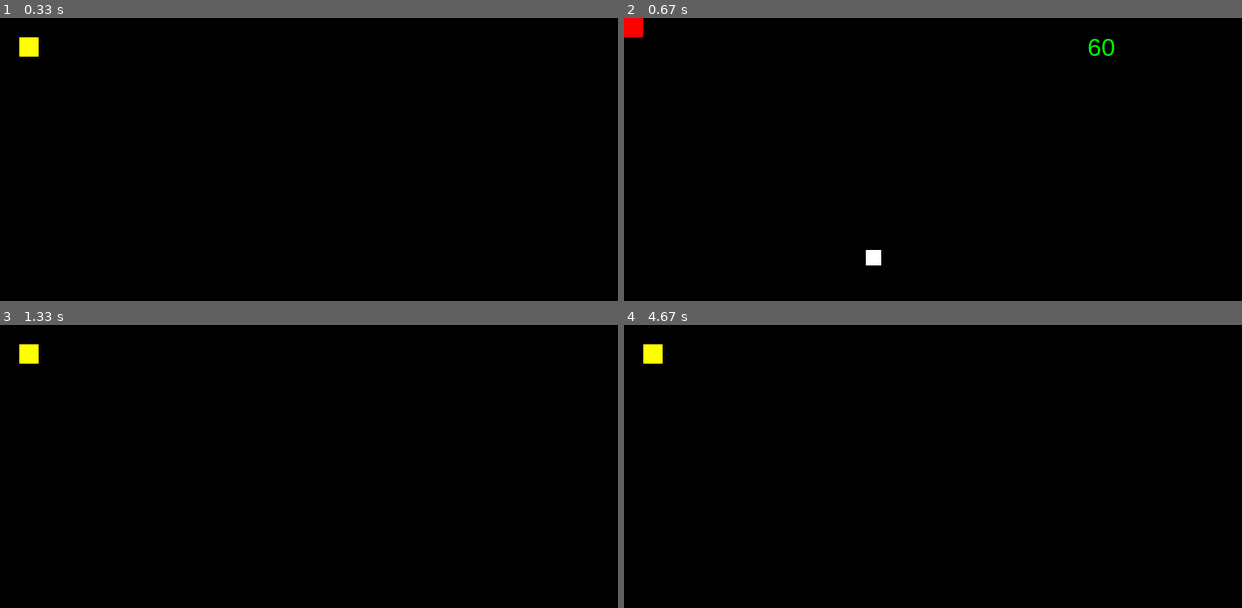
Above: before the commit, frames 1-4 (two rows, left to right).
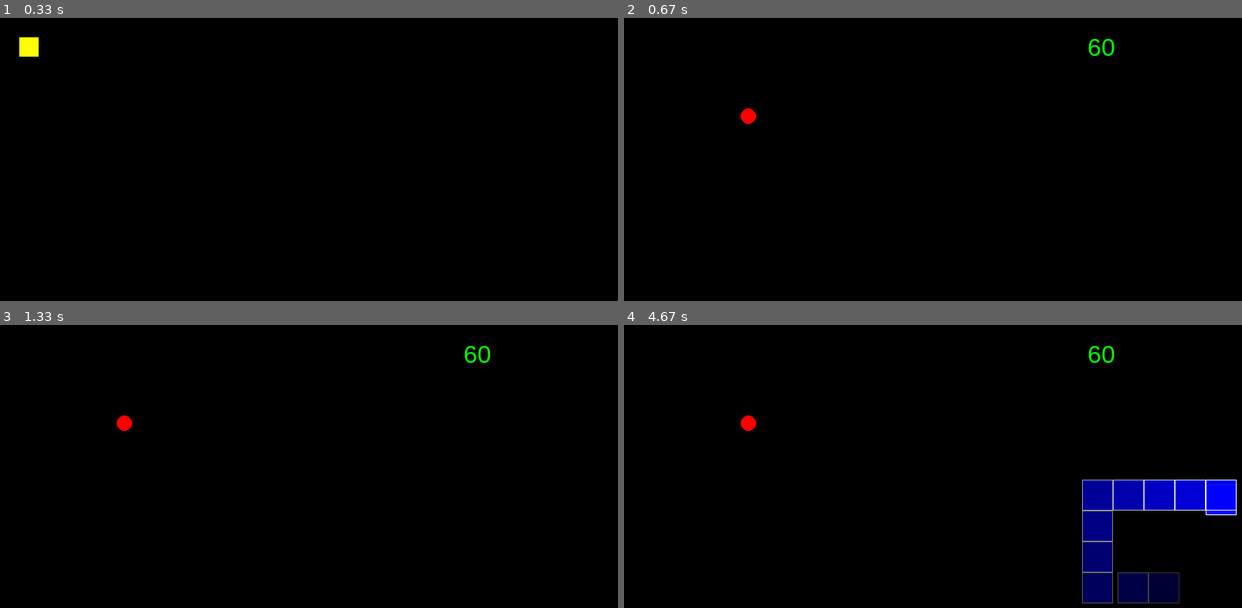
Above: after the commit, the same moments.

Repository: Wiper-GameDev/snake-pygame
Game: pygame game, started from main.py
Same seed, same stepped clock (60 frames per second), same inputs: the game is played once before the commit and once after it.
Inputs:
- Up to frame 1 (0.33 s): no input
- Up to frame 2 (0.67 s): tap Space at 0.33 s
- Up to frame 3 (1.33 s): hold D 0.67-1.13 s; tap Space at 0.73, 1.03, 1.23 s; hold W from 1.17 s (still down)
- Up to frame 4 (4.67 s): tap Space at 1.53, 2.23, 2.53, 2.8, 3.13, 3.43, 3.57, 3.97, 4.27, 4.63 s; release W at 1.63 s; hold A 2.17-2.7 s; hold S 2.73-3.03 s; hold A 3.07-3.47 s; hold W 3.5-3.87 s; hold D 3.9-4.53 s; hold S from 4.57 s (still down)

Frame 1 is identical in both runs. In frame 2, 0.5% of the frame differs, in the area x 0-42%, y 0-88%; in frame 3, 0.4%; in frame 4, 6.0%, in the area x 3-100%, y 6-99%.

Commit message:
chore: update

Diff:
--- a/game.py
+++ b/game.py
@@ -7,7 +7,7 @@
 class Game:
     def __init__(self) -> None:
         pygame.init()
-        self.screen = pygame.display.set_mode((800, 600))
+        self.screen = pygame.display.set_mode((800, 600), pygame.SRCALPHA)
         self.running = True
         self.scenes: List[BaseScene] = [MainMenuScene(self), GameScene(self)]
         self.scene_idx = 0
--- a/objects/base_object.py
+++ b/objects/base_object.py
@@ -1,7 +1,20 @@
+from __future__ import annotations
 from pygame import Surface, Event
+from typing import TYPE_CHECKING
+import uuid
+
+if TYPE_CHECKING:
+    from scenes.base_scene import BaseScene
 
 
 class BaseObject:
+    scene: BaseScene
+    layer = 0
+    __destroyed = False
+
+    def __init__(self) -> None:
+        self.id = uuid.uuid4()
+
     def update(self, delta: float):
         pass
 
@@ -10,3 +23,16 @@
 
     def handle_event(self, event: Event):
         pass
+
+    def __eq__(self, value: object) -> bool:
+        return isinstance(value, BaseObject) and self.id == value.id
+
+    def __hash__(self) -> int:
+        return self.id.int
+
+    def destroy(self):
+        if self.__destroyed:
+            return
+
+        self.scene.remove_object(self)
+        self.__destroyed = True
--- /dev/null
+++ b/objects/food.py
@@ -0,0 +1,20 @@
+import random
+from pygame import Surface
+import pygame
+from objects.base_object import BaseObject
+
+
+class Food(BaseObject):
+    def __init__(self) -> None:
+        super().__init__()
+        self.r = 10
+        self.rect = pygame.Rect(
+            random.randint(0, 800) - self.r, random.randint(0, 600) - self.r, self.r * 2, self.r * 2
+        )
+
+    def update(self, delta: float):
+        return super().update(delta)
+
+    def draw(self, screen: Surface):
+        pygame.draw.circle(screen, (255, 0, 0), (self.rect.x + self.r, self.rect.y + self.r), self.r)
+        return super().draw(screen)
--- a/objects/snake.py
+++ b/objects/snake.py
@@ -1,24 +1,146 @@
+from __future__ import annotations
+from functools import cached_property
+from typing import List, TYPE_CHECKING, Type, override
 from pygame import Surface, Vector2
 import pygame
 from objects.base_object import BaseObject
 
+# from scenes.game_scene import GameScene
+
+if TYPE_CHECKING:
+    from scenes.game_scene import GameScene
+
 
 class Snake(BaseObject):
+    scene: GameScene  # type: ignore
+
     def __init__(self) -> None:
         super().__init__()
-        self.size = 20
-        self.speed = 40
+        self.speed = 10
+        # self.speed = 120
         self.direction = Vector2(1, 0)
-        self.position = Vector2(300, 300)
+        self.upcoming_turn = None
+        self.parts: List[Vector2] = [
+            # Vector2(15, 15),
+            # Vector2(14, 15),
+            # Vector2(13, 15),
+            # Vector2(12, 15),
+        ]
+        self._diff = Vector2()
+        self._extra_head_added = False
+        for i in range(10):
+            self.parts.append(Vector2(15 - i, 15))
 
     def update(self, delta: float):
         super().update(delta)
-        self.position += self.speed * delta * self.direction
+        self.move(delta)
+
+    def move(self, delta: float):
+        self._diff += self.direction * delta * self.speed
 
 
+        if abs(self._diff.x) >= 1 or abs(self._diff.y) >= 1:
+            if self.upcoming_turn:
+                self.direction = self.upcoming_turn
+                self.upcoming_turn = None
+
+            self._dummy_head = None
+            self.parts.insert(0, self.parts[0] + self._diff)
+            self.parts.pop()
+            self._diff = Vector2()
+        else:
+            self._dummy_head = self.parts[0] + self._diff
+
+
+
+
+        # if self._extra_head_added:
+        #     print(self._extra_head_added)
+        #     self.parts[0] += self.direction * delta * 4
+
+        # if max_diff > 1 and self._extra_head_added:
+        #     self.parts.pop()
+        #     self._extra_head_added = False
+
+
+
+    @property
+    def rect(self):
+        rect = self._dummy_head if self._dummy_head else self.parts[0]
+        return pygame.Rect(
+            rect * self.scene.TILE_SIZE,
+            (self.scene.TILE_SIZE, self.scene.TILE_SIZE),
+        )
+
+    def handle_event(self, event: pygame.Event):
+        super().handle_event(event)
+        if event.type == pygame.KEYDOWN:
+            if event.key == pygame.K_d:
+                self.upcoming_turn = Vector2(1, 0)
+            elif event.key == pygame.K_a:
+                self.upcoming_turn = Vector2(-1, 0)
+            elif event.key == pygame.K_s:
+                self.upcoming_turn = Vector2(0, 1)
+            elif event.key == pygame.K_w:
+                self.upcoming_turn = Vector2(0, -1)
+
     def draw(self, screen: Surface):
-        pygame.draw.rect(
-            screen,
-            (255, 255, 255),
-            pygame.Rect(self.position.x, self.position.y, self.size, self.size),
-        )
+        def draw_segment(index: int, part: Vector2):
+            surface = pygame.Surface(
+                (self.scene.TILE_SIZE, self.scene.TILE_SIZE), pygame.SRCALPHA
+            )
+            min_alpha = 50
+            alpha = min(
+                round(
+                    min_alpha
+                    + (255 - min_alpha) * (len(self.parts) - index) / len(self.parts)
+                ),
+                255,
+            )
+            border_size = 1
+            pygame.draw.rect(
+                surface,
+                (
+                    255,
+                    255,
+                    255,
+                    alpha,
+                ),
+                pygame.Rect(
+                    0,
+                    0,
+                    self.scene.TILE_SIZE,
+                    self.scene.TILE_SIZE,
+                ),
+            )
+
+            pygame.draw.rect(
+                surface,
+                (0, 0, 255, alpha),
+                (
+                    border_size,
+                    border_size,
+                    self.scene.TILE_SIZE - border_size * 2,
+                    self.scene.TILE_SIZE - border_size * 2,
+                ),
+            )
+
+            screen.blit(
+                surface,
+                (
+                    part.x * self.scene.TILE_SIZE,
+                    part.y * self.scene.TILE_SIZE,
+                ),
+            )
+
+
+        i = 0
+        if self._dummy_head:
+            i = 1
+            draw_segment(0, self._dummy_head)
+
+        for i, part in enumerate(self.parts, start=i):
+            draw_segment(i, part)
+
+    def grow(self):
+        self.parts.append(self.parts[-1] - self.direction)
--- a/scenes/base_scene.py
+++ b/scenes/base_scene.py
@@ -13,7 +13,7 @@
 class BaseScene:
     def __init__(self, game: Game):
         self.game = game
-        self.objects: typing.List[BaseObject] = []
+        self.objects: typing.Set[BaseObject] = set()
 
     def handle_event(self, event: pygame.Event):
         for o in self.objects:
@@ -24,8 +24,12 @@
             o.update(delta)
 
     def draw(self, screen: Surface):
-        for o in self.objects:
+        for o in sorted(self.objects, key=lambda o: o.layer):
             o.draw(screen)
 
     def add_object(self, object: BaseObject):
-        self.objects.append(object)
+        object.scene = self
+        self.objects.add(object)
+
+    def remove_object(self, object: BaseObject):
+        self.objects.remove(object)
--- a/scenes/game_scene.py
+++ b/scenes/game_scene.py
@@ -1,7 +1,9 @@
 from __future__ import annotations
+from functools import cached_property
 import typing
 from pygame import Surface
 import pygame
+from objects.food import Food
 from objects.snake import Snake
 from scenes.base_scene import BaseScene
 
@@ -9,15 +11,19 @@
     from game import Game
 
 class GameScene(BaseScene):
-
     def __init__(self, game: Game):
         super().__init__(game)
-        snake = Snake()
-        self.add_object(snake)
+        self.TILE_SIZE = 40
+        self.snake = Snake()
+        self.snake.layer = 1
+        self.add_object(self.snake)
+        self.food = Food()
+        self.add_object(self.food)
+        self.paused = False
+
 
     def draw(self, screen: Surface):
         super().draw(screen)
-        pygame.draw.rect(screen, (255, 0, 0), (0, 0, 25, 25))
         font = pygame.font.SysFont("arial", 32)
         fps = self.game.clock.get_fps()
         surface = font.render(f"{fps:.0f}", True, (0, 255, 0))
@@ -26,4 +32,19 @@
     def handle_event(self, event: pygame.Event):
         super().handle_event(event)
         if event.type == pygame.KEYDOWN and event.key == pygame.K_SPACE:
-            self.game.set_scene(0)
+            # self.game.set_scene(0)
+            self.paused = not self.paused
+
+
+
+    def update(self, delta: float):
+        if self.paused:
+            return
+
+        super().update(delta)
+        if self.snake.rect.colliderect(self.food.rect):
+            print(f"Eaten {delta}")
+            self.food.destroy()
+            self.food = Food()
+            self.add_object(self.food)
+            self.snake.grow()
